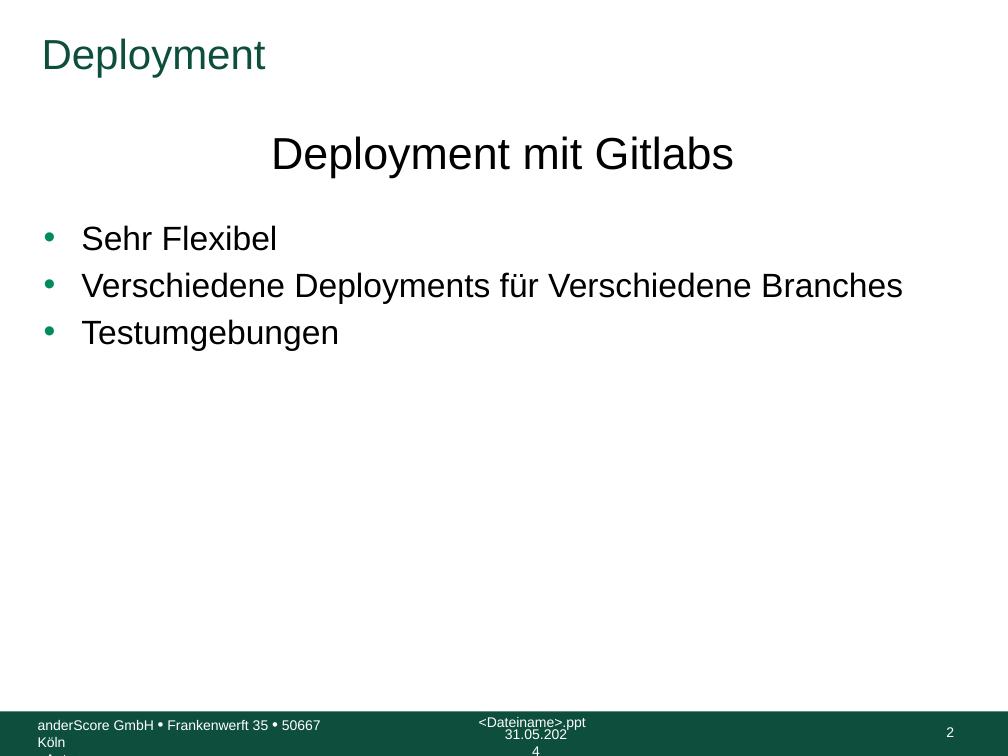
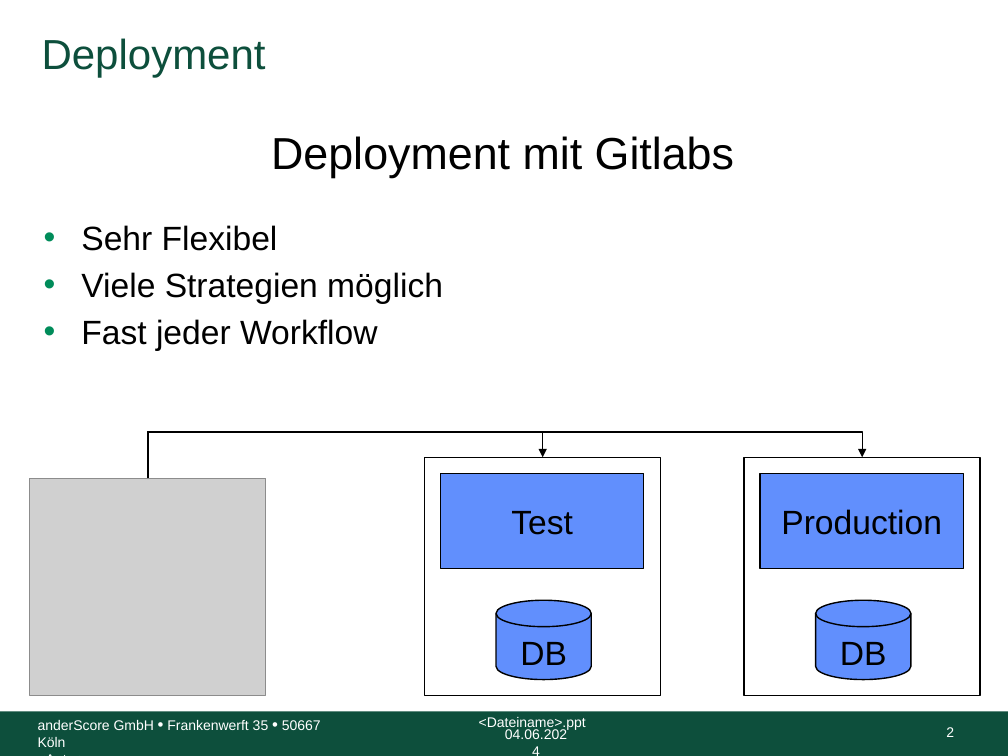
Before and after one commit to anderscore-gmbh/gitlab, a slide deck: slide 2 of slides/Tag-3_4-Deployment-Strategien.pptx. Drawn at 1008x756 pixels with LibreOffice and Linux fonts; fonts in the diff are those of the drawing; grey boxes stand for pictures; background and template pictures are left out. Boxes give left, top, right and bottom in pixels: in the first picture for what was removed or moved away, otherwise in the second. Text is boxed around its words. In the diff, an @@ line names an element or a change of style, - is before the commit and + after.

Commit message:
Docker Registry Deployment Strategien

```diff
--- a/slides/Tag-3_4-Deployment-Strategien.pptx
+++ b/slides/Tag-3_4-Deployment-Strategien.pptx
@@ text at [81,272,443,351]: text changed @@
-• Verschiedene Deployments für Verschiedene Branches
-• Testumgebungen
+• Viele Strategien möglich
+• Fast jeder Workflow
@@ elbow arrow added from (148, 478) to (542, 458), #000000 1 pt @@
@@ elbow arrow added from (148, 478) to (862, 458), #000000 1 pt @@
@@ picture added at [30,478,266,696] @@
@@ rectangle added at [424,458,660,696], fill #FFFFFF, outline #000000 1 pt @@
@@ rectangle added at [440,473,644,568], fill #618FFD, outline #000000 1 pt, 24 pt, text #000000 @@
+Test
@@ rectangle added at [744,458,980,696], fill #FFFFFF, outline #000000 1 pt @@
@@ rectangle added at [760,473,964,568], fill #618FFD, outline #000000 1 pt, 24 pt, text #000000 @@
+Production
@@ cylinder added at [496,600,591,679], fill #618FFD, outline #000000 1 pt, 24 pt, text #000000 @@
+DB
@@ cylinder added at [815,600,910,679], fill #618FFD, outline #000000 1 pt, 24 pt, text #000000 @@
+DB
@@ text at [505,729,567,739]: text changed @@
-31.05.2024
+04.06.2024
```
Also in this commit, not shown: 7 other slides changed, 3 slides added, 5 other files.
